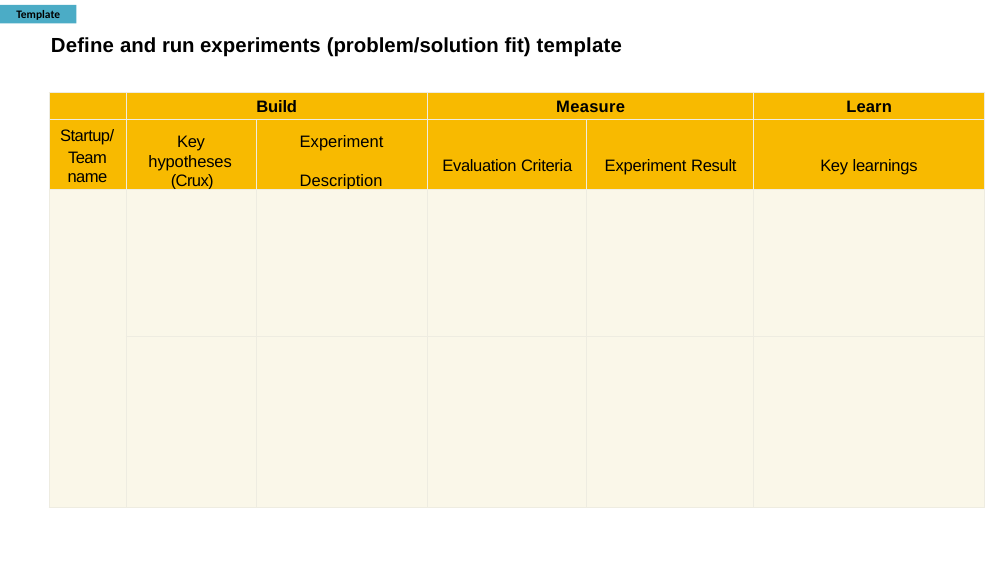
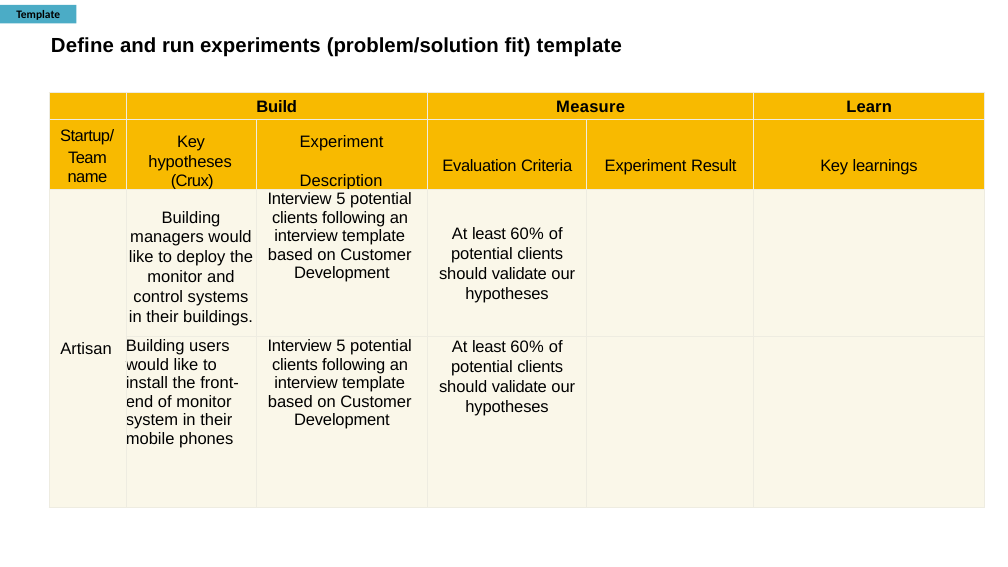
Before and after one commit to proudeng/docs, a slide deck: slide 3 of attachment/EricssonOne/ProblemSolution.pptx. Drawn at 1008x567 pixels with LibreOffice and Linux fonts; fonts in the diff are those of the drawing; background and template pictures are left out. Boxes give left, top, right and bottom in pixels: in the first picture for what was removed or moved away, otherwise in the second. Text is boxed around its words. In the diff, an @@ line names an element or a change of style, - is before the commit and + after.

```diff
--- a/attachment/EricssonOne/ProblemSolution.pptx
+++ b/attachment/EricssonOne/ProblemSolution.pptx
@@ table at [49,93,985,510] @@
-row 3:  |  |  |  |  | 
+row 3: Artisan | Building managers would like to deploy the monitor and control systems in their buildings. | Interview 5 potential clients following an interview template based on Customer Development | At least 60% of / potential clients / should validate our / hypotheses |  | 
-row 4:  |  |  |  |  | 
+row 4:  | Building users would like to install the front-end of monitor system in their mobile phones | Interview 5 potential clients following an interview template based on Customer Development | At least 60% of / potential clients / should validate our / hypotheses |  | 
```
Also in this commit, not shown: 1 other slide changed, 3 other files.
